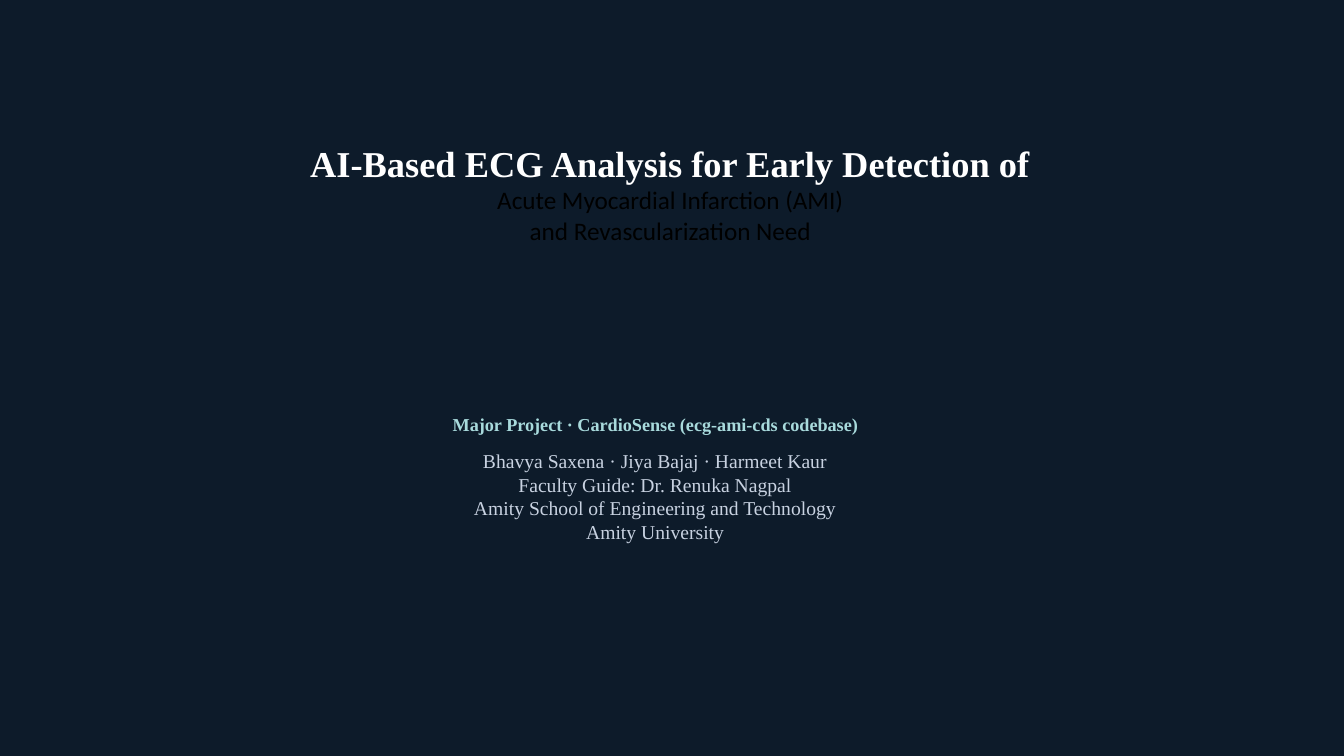
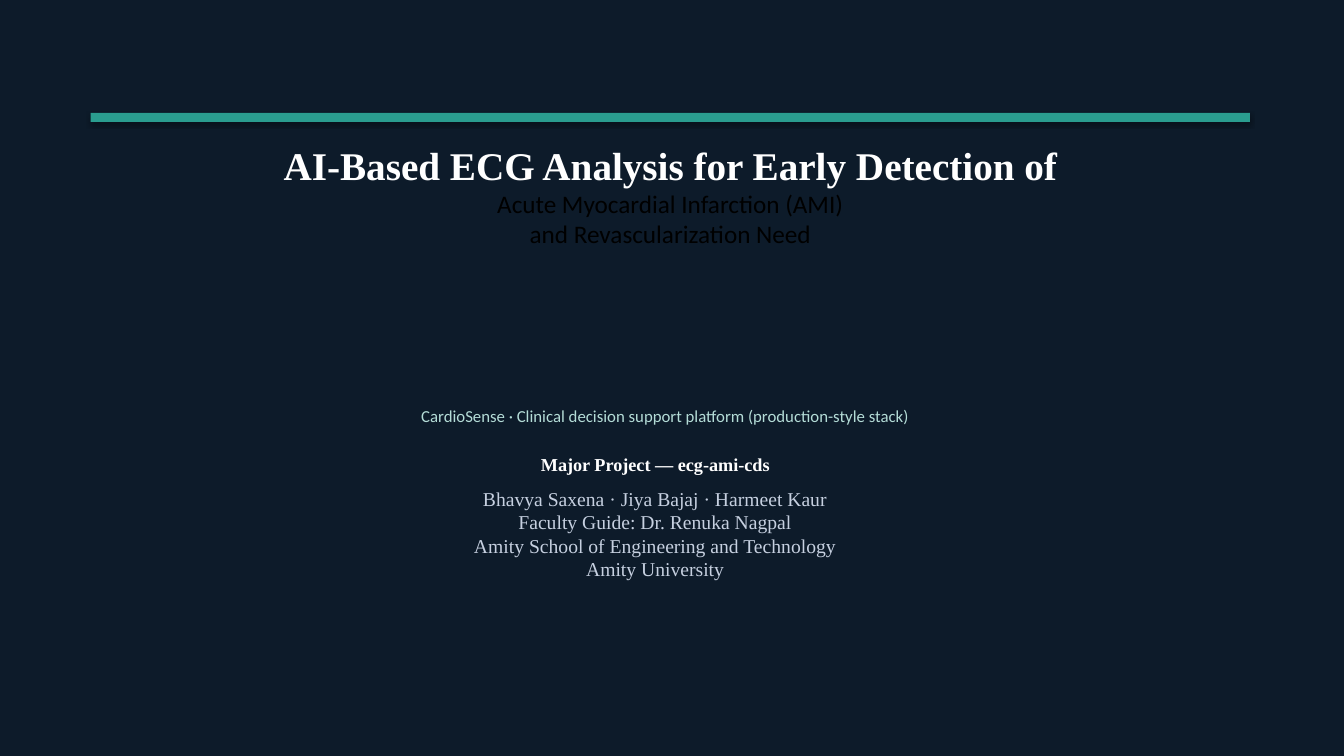
Before and after one commit to holabani/ecg-ami-cds, a slide deck: slide 1 of presentations/CardioSense_Major_Project_Viva.pptx. Drawn at 1344x756 pixels with LibreOffice and Linux fonts; fonts in the diff are those of the drawing; background and template pictures are left out. Boxes give left, top, right and bottom in pixels: in the first picture for what was removed or moved away, otherwise in the second. Text is boxed around its words. In the diff, an @@ line names an element or a change of style, - is before the commit and + after.

```diff
--- a/presentations/CardioSense_Major_Project_Viva.pptx
+++ b/presentations/CardioSense_Major_Project_Viva.pptx
@@ rectangle added at [91, 113, 1250, 122], fill #2A9D8F @@
@@ text "AI-Based ECG Analysis for Early ..." at [284, 152, 1057, 187]: size 26 to 28 pt in "AI-Based ECG Analysis for Early Detection of" @@
@@ text added at [421, 410, 909, 425], 12 pt, text #B4DCD7 @@
+CardioSense · Clinical decision support platform (production-style stack)
@@ text "Major Project — ecg-ami-cds": place and size @@
-text "Major Project — ecg-ami-cds" at [453, 418, 858, 543]
+text "Major Project — ecg-ami-cds" at [474, 458, 835, 580]
@@ text at [541, 458, 770, 475]: text changed; text colour #A8DADC to #FFFFFF @@
-Major Project · CardioSense (ecg-ami-cds codebase)
+Major Project — ecg-ami-cds
@@ text at [474, 492, 835, 580]: text colour #C8D2E1 to #C6D0E0 in "Bhavya Saxena · Jiya Bajaj · Harmeet ...", "Faculty Guide: Dr. Renuka Nagpal", "Amity School of Engineering and Technology", "Amity University"; less space between paragraphs @@
```
Also in this commit, not shown: 1 other slide changed, 12 slides added, 12 slides removed, 1 other file.
